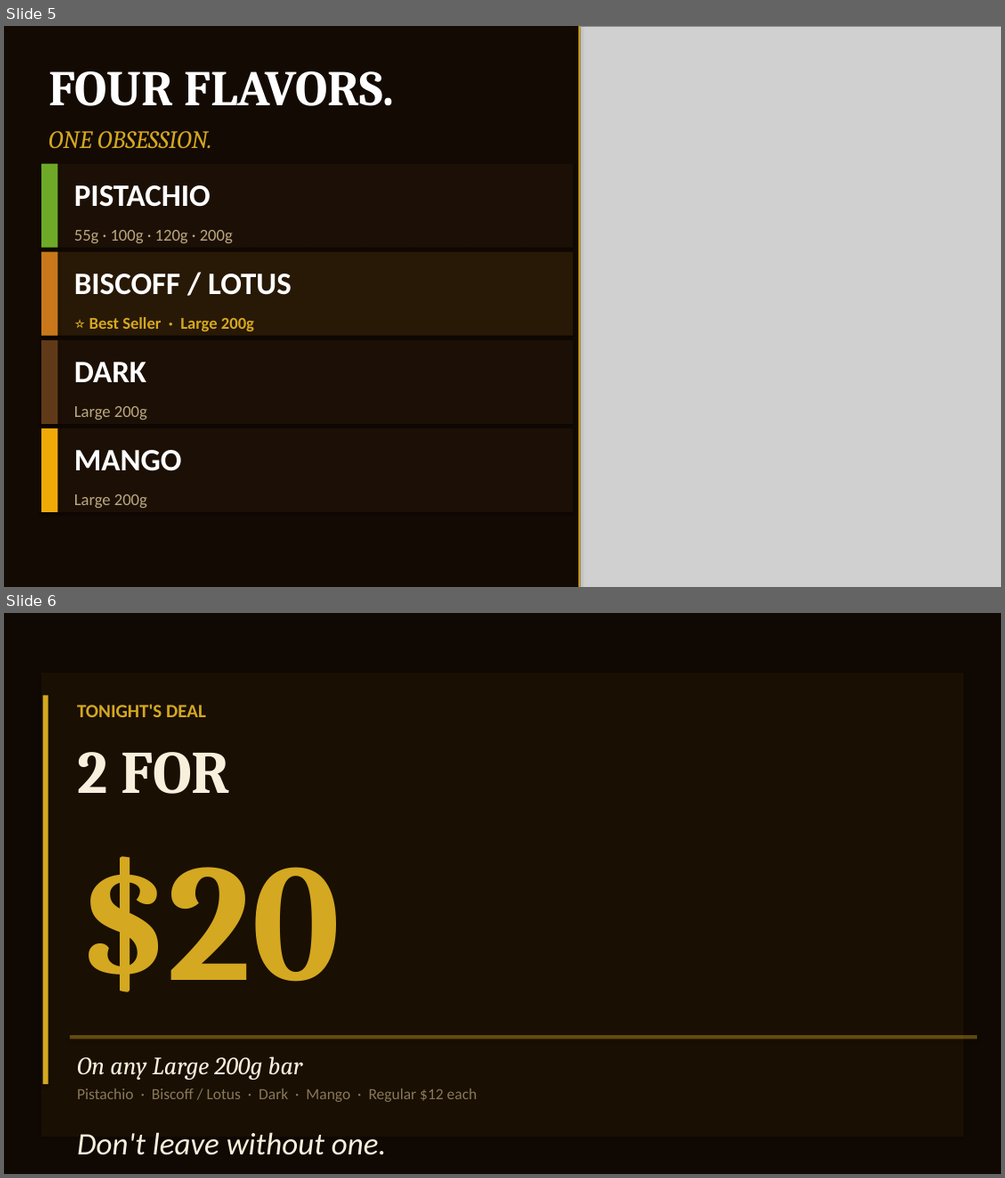
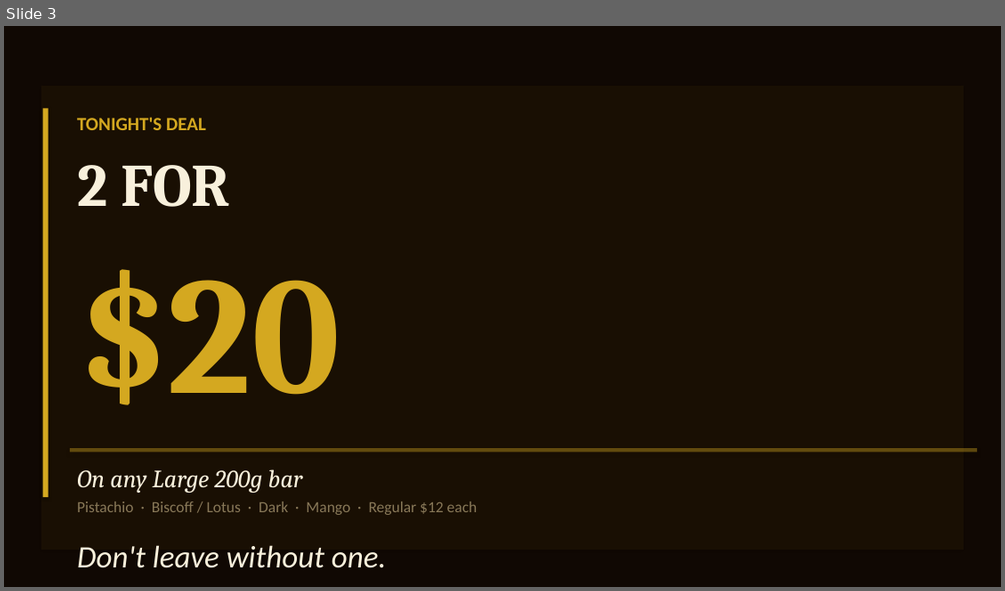
Before and after one commit to mnfadawi/hi, a slide deck: sahara-bites-fun-fair.pptx. Shown one above the other, each under a label of ours: slides 5 and 6 before the commit, slide 3 after it. The pictures are 1005x1178 and 1005x591 pixels, drawn with LibreOffice and Linux fonts; fonts in the diff are those of the drawing; grey boxes stand for pictures. Boxes give left, top, right and bottom in pixels: in the first picture for what was removed or moved away, otherwise in the second. Text is boxed around its words. In the diff, an @@ line names an element or a change of style, - is before the commit and + after.

```diff
--- a/sahara-bites-fun-fair.pptx
+++ b/sahara-bites-fun-fair.pptx
@@ slide 5 removed at <box>4,26,1001,587</box>, background #140A04 @@
@@ rectangle removed at <box>578,26,581,587</box> @@
@@ picture removed at <box>581,26,1001,587</box> @@
@@ text removed at <box>48,71,395,106</box> @@
-FOUR FLAVORS.
@@ text removed at <box>48,131,211,148</box> @@
-ONE OBSESSION.
@@ rectangle removed at <box>41,164,573,248</box> @@
@@ rectangle removed at <box>41,164,57,248</box> @@
@@ text removed at <box>74,185,210,207</box> @@
-PISTACHIO
@@ text removed at <box>74,230,233,243</box> @@
-55g · 100g · 120g · 200g
@@ rectangle removed at <box>41,252,573,336</box> @@
@@ rectangle removed at <box>41,252,57,336</box> @@
@@ text removed at <box>74,273,291,295</box> @@
-BISCOFF / LOTUS
@@ text removed at <box>89,317,254,331</box> @@
-⭐ Best Seller · Large 200g
@@ rectangle removed at <box>41,340,573,424</box> @@
@@ rectangle removed at <box>41,340,57,424</box> @@
@@ text removed at <box>74,362,146,382</box> @@
-DARK
@@ text removed at <box>74,406,147,419</box> @@
-Large 200g
@@ rectangle removed at <box>41,428,573,512</box> @@
@@ rectangle removed at <box>41,428,57,512</box> @@
@@ text removed at <box>74,450,182,471</box> @@
-MANGO
@@ text removed at <box>74,494,147,507</box> @@
-Large 200g
@@ what was slide 6 is now slide 3 @@
```
Also in this commit, not shown: 2 slides changed, 2 slides added, 4 other slides removed.
